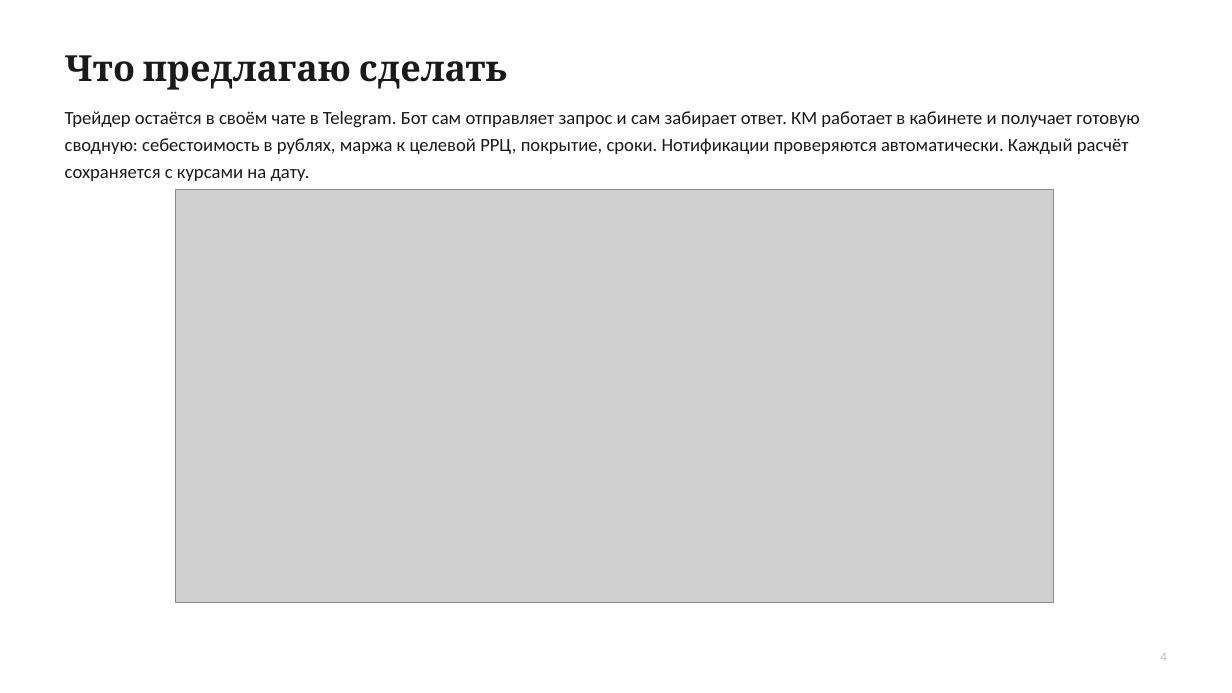
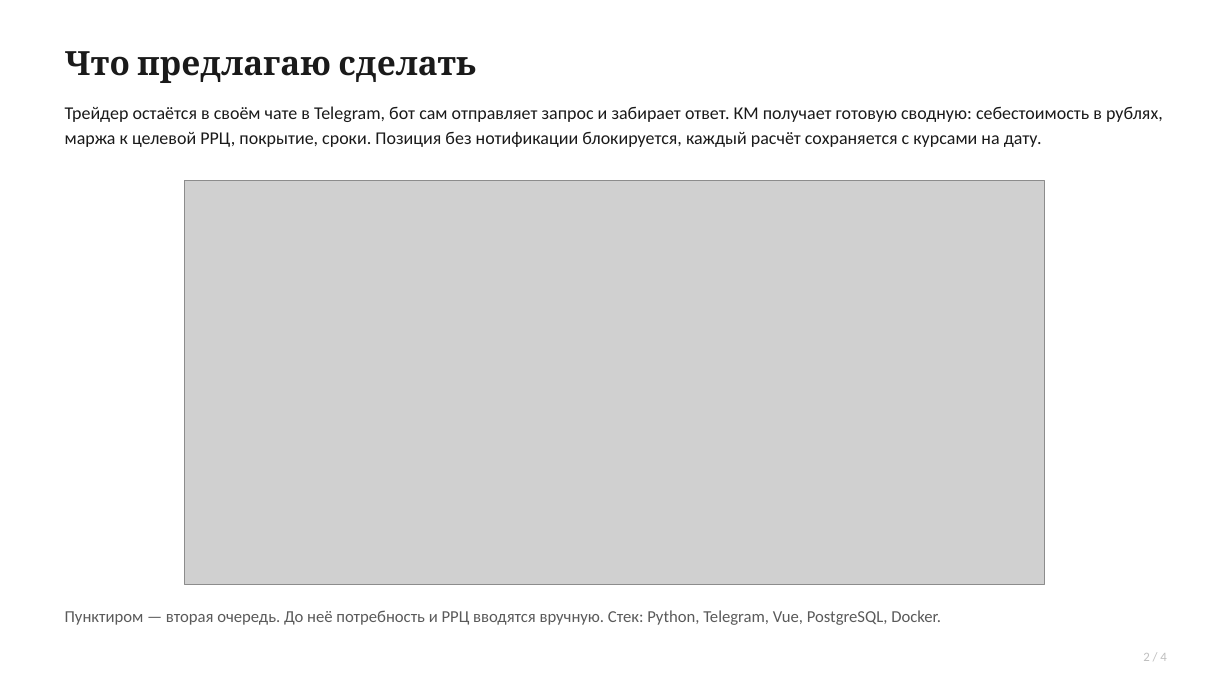
Before and after one commit to headecom5el/tender_calculator, a slide deck: slide 2 of docs/tendernyy-kalkulyator.pptx (slide 5 before the commit). Drawn at 1232x693 pixels with LibreOffice and Linux fonts; fonts in the diff are those of the drawing; grey boxes stand for pictures. Boxes give left, top, right and bottom in pixels: in the first picture for what was removed or moved away, otherwise in the second. Text is boxed around its words. In the diff, an @@ line names an element or a change of style, - is before the commit and + after.

```diff
--- a/docs/tendernyy-kalkulyator.pptx
+++ b/docs/tendernyy-kalkulyator.pptx
@@ text "Что предлагаю сделать" at bbox=[65, 51, 476, 83]: size 28 to 26 pt @@
@@ text at bbox=[65, 106, 1163, 147]: text changed; size 14.5 to 14 pt @@
-Трейдер остаётся в своём чате в Telegram. Бот сам отправляет запрос и сам забирает ответ. КМ работает в кабинете и получает готовую сводную: себестоимость в рублях, маржа к целевой РРЦ, покрытие, сроки. Нотификации проверяются автоматически. Каждый расчёт сохраняется с курсами на дату.
+Трейдер остаётся в своём чате в Telegram, бот сам отправляет запрос и забирает ответ. КМ получает готовую сводную: себестоимость в рублях, маржа к целевой РРЦ, покрытие, сроки. Позиция без нотификации блокируется, каждый расчёт сохраняется с курсами на дату.
@@ picture: place and size @@
-picture at bbox=[176, 189, 1054, 603]
+picture at bbox=[185, 180, 1044, 585]
@@ text added at bbox=[65, 610, 941, 625], 13 pt, text #5A5A5A @@
+Пунктиром — вторая очередь. До неё потребность и РРЦ вводятся вручную. Стек: Python, Telegram, Vue, PostgreSQL, Docker.
@@ text at bbox=[1143, 653, 1166, 661]: text changed @@
-4
+2 / 4
```
Also in this commit, not shown: 2 other slides changed, 1 slide added, 8 slides removed, 1 other file.
